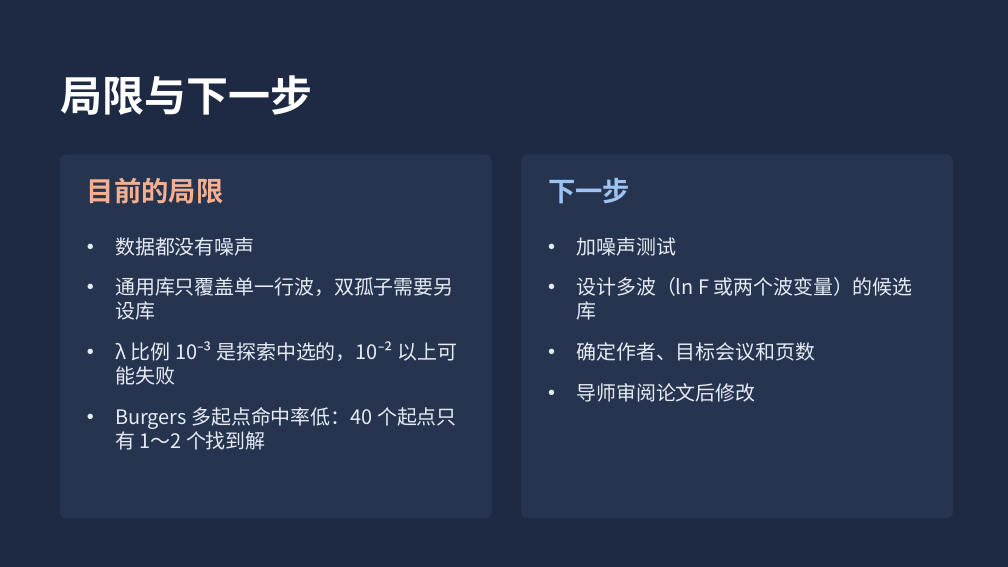
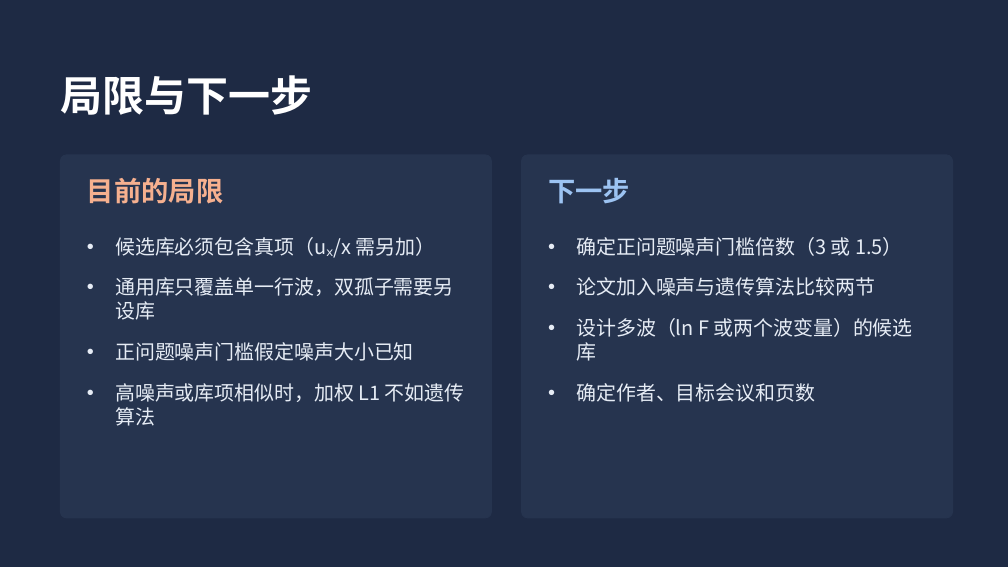
Before and after one commit to changsongjin/pde-l1-analytic, a slide deck: slide 21 of slides/PDE_L1_进展汇报.pptx (slide 16 before the commit). Drawn at 1008x567 pixels with LibreOffice and Linux fonts; fonts in the diff are those of the drawing. Boxes give left, top, right and bottom in pixels: in the first picture for what was removed or moved away, otherwise in the second. Text is boxed around its words. In the diff, an @@ line names an element or a change of style, - is before the commit and + after.

```diff
--- a/slides/PDE_L1_进展汇报.pptx
+++ b/slides/PDE_L1_进展汇报.pptx
@@ text at (115,237,435,258): text changed @@
-• 数据都没有噪声
+• 候选库必须包含真项（uₓ/x 需另加）
@@ text at (576,237,903,296): text changed @@
-• 加噪声测试
+• 确定正问题噪声门槛倍数（3 或 1.5）
+• 论文加入噪声与遗传算法比较两节
@@ text at (115,342,465,426): text changed @@
-• λ 比例 10⁻³ 是探索中选的，10⁻² 以上可能失败
-• Burgers 多起点命中率低：40 个起点只有 1～2 个找到解
+• 正问题噪声门槛假定噪声大小已知
+• 高噪声或库项相似时，加权 L1 不如遗传算法
@@ text at (576,383,755,402): paragraph removed @@
-• 导师审阅论文后修改
```
Also in this commit, not shown: 3 other slides changed, 5 slides added, 41 other files.
